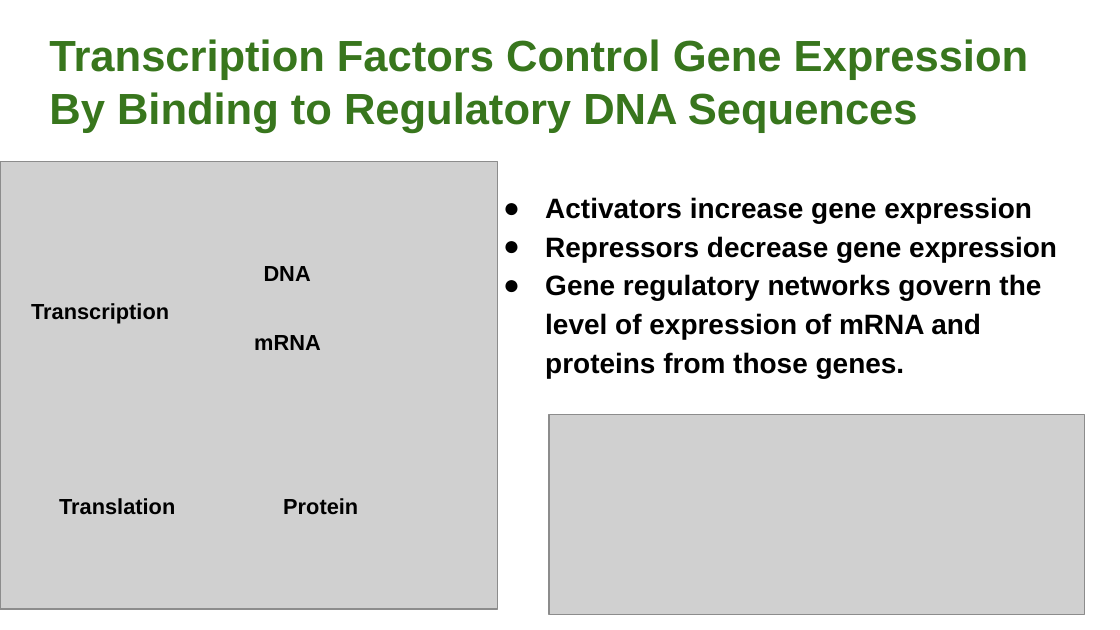
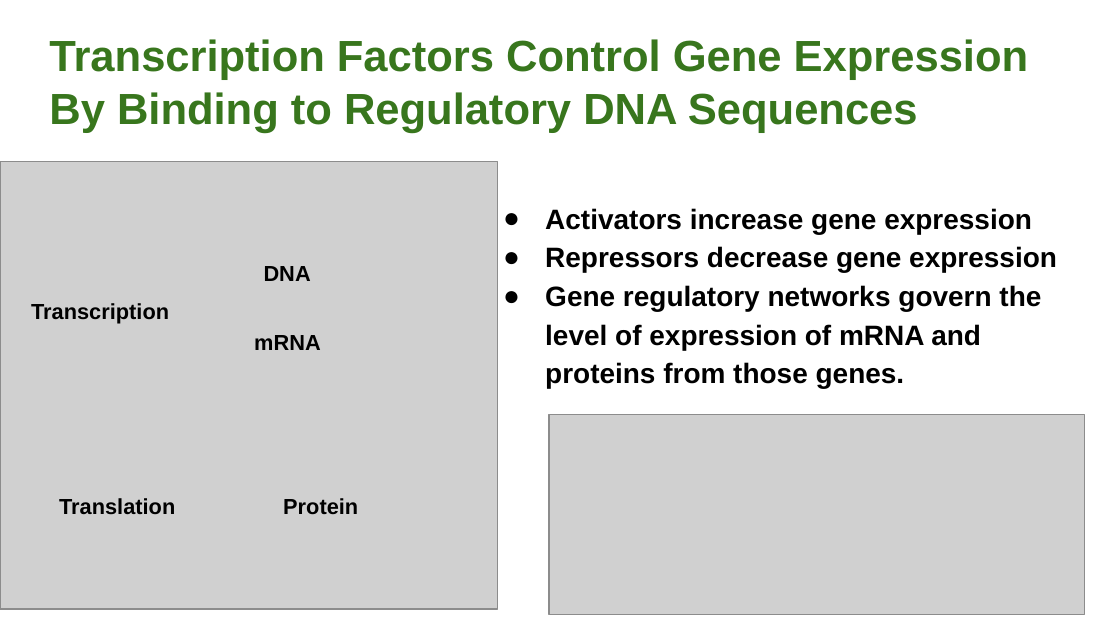
Before and after one commit to dondi/GRNsight, a slide deck: slide 3 of documents/presentations/Varshneya-Anguiano-LMU Symposium-201703.pptx. Drawn at 1120x630 pixels with LibreOffice and Linux fonts; fonts in the diff are those of the drawing; grey boxes stand for pictures. Boxes give left, top, right and bottom in pixels: in the first picture for what was removed or moved away, otherwise in the second. Text is boxed around its words. In the diff, an @@ line names an element or a change of style, - is before the commit and + after.

```diff
--- a/documents/presentations/Varshneya-Anguiano-LMU Symposium-201703.pptx
+++ b/documents/presentations/Varshneya-Anguiano-LMU Symposium-201703.pptx
@@ text "Activators increase gene expression": place and size @@
-text "Activators increase gene expression" at [545,197,1057,378]
+text "Activators increase gene expression" at [545,208,1057,389]
```
Also in this commit, not shown: 7 other slides changed, 1 slide removed.
